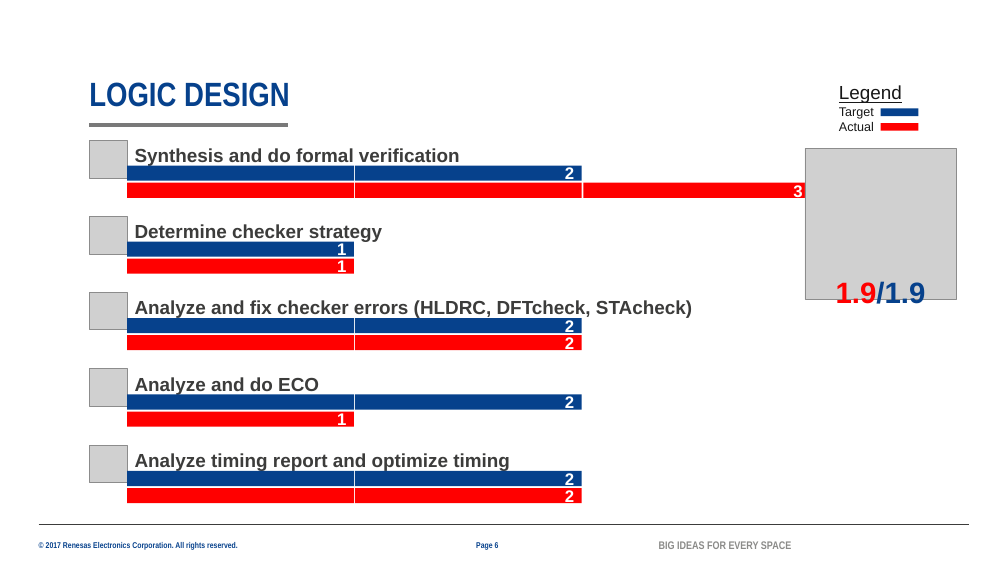
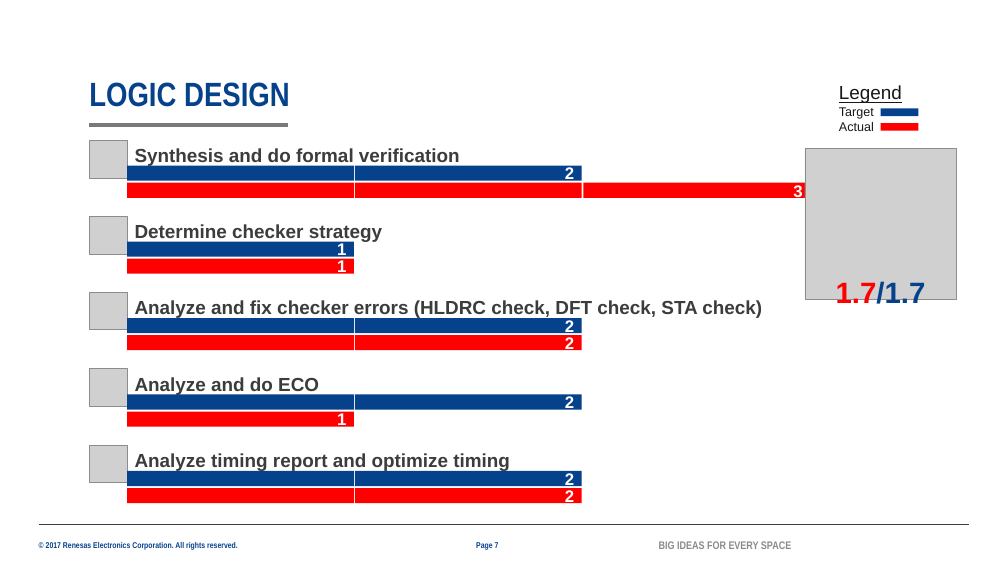
Before and after one commit to lesyhau/bridge, a slide deck: slide 7 of 2082_HauSyLe_PER_MentorMentee_26G.pptx (slide 6 before the commit). Drawn at 1008x567 pixels with LibreOffice and Linux fonts; fonts in the diff are those of the drawing; grey boxes stand for pictures; background and template pictures are left out. Boxes give left, top, right and bottom in pixels: in the first picture for what was removed or moved away, otherwise in the second. Text is boxed around its words. In the diff, an @@ line names an element or a change of style, - is before the commit and + after.

```diff
--- a/2082_HauSyLe_PER_MentorMentee_26G.pptx
+++ b/2082_HauSyLe_PER_MentorMentee_26G.pptx
@@ text at (x1=836, y1=281, x2=926, y2=309): text changed @@
-1.9/1.9
+1.7/1.7
@@ text at (x1=135, y1=300, x2=762, y2=319): text changed @@
-Analyze and fix checker errors (HLDRC, DFTcheck, STAcheck)
+Analyze and fix checker errors (HLDRC check, DFT check, STA check)
```
Also in this commit, not shown: 13 other slides changed, 3 slides added, 1 slide removed, 1 other file.
